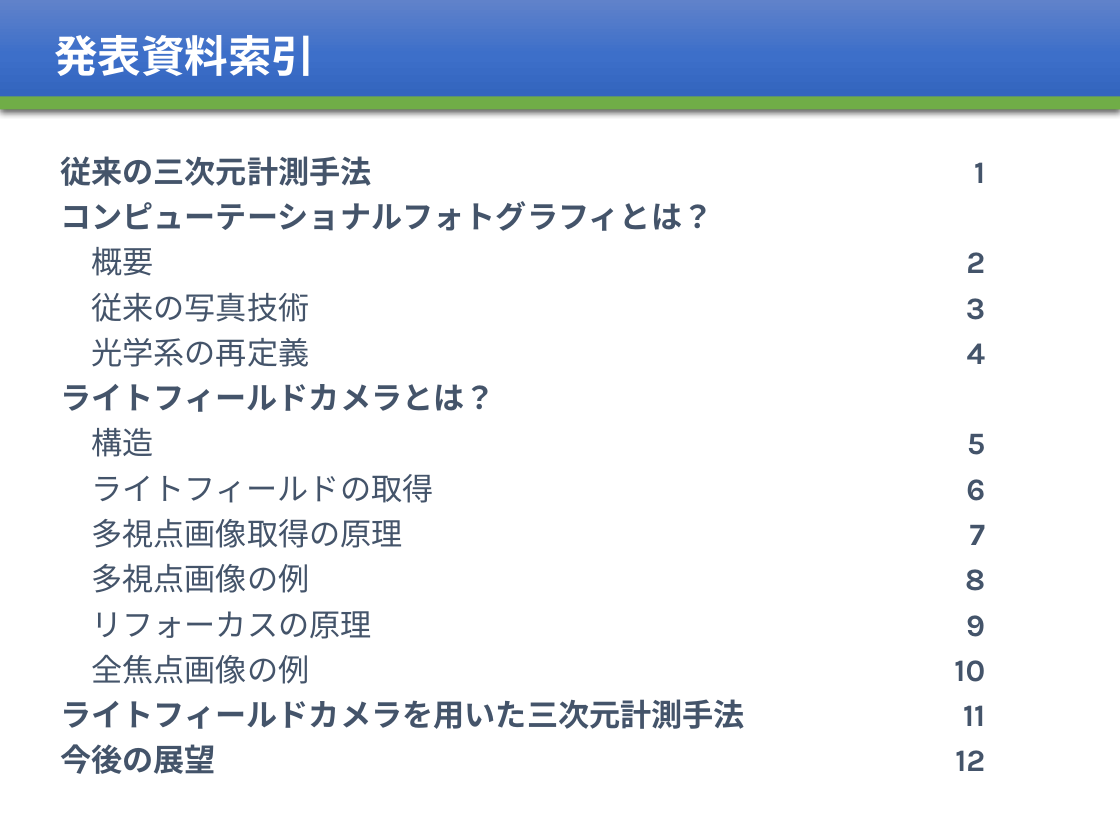
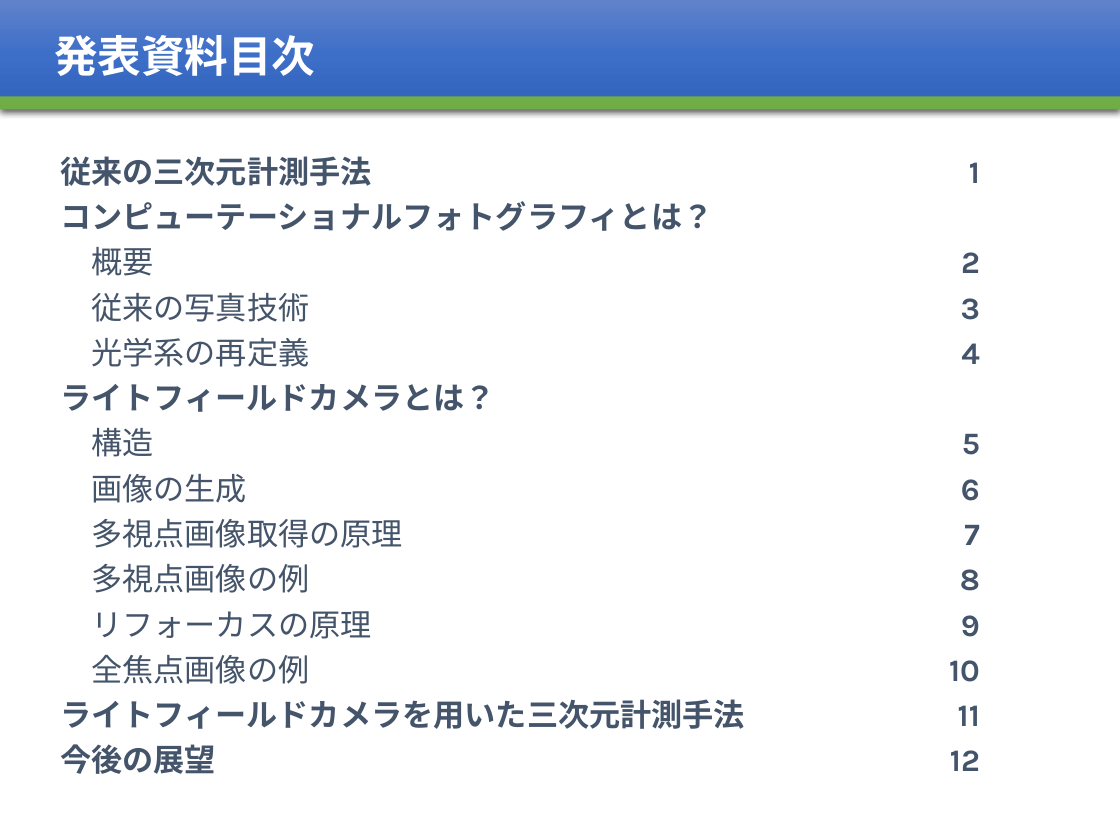
Before and after one commit to whcitizen/citizen_thesis, a slide deck: slide 17 of 03_mid_presentation/mid-presentation_20180219.pptx. Drawn at 1120x840 pixels with LibreOffice and Linux fonts; fonts in the diff are those of the drawing. Boxes give left, top, right and bottom in pixels: in the first picture for what was removed or moved away, otherwise in the second. Text is boxed around its words. In the diff, an @@ line names an element or a change of style, - is before the commit and + after.

Commit message:
180217 14:15
中間発表資料を更新

```diff
--- a/03_mid_presentation/mid-presentation_20180219.pptx
+++ b/03_mid_presentation/mid-presentation_20180219.pptx
@@ text in rectangle at [54,35,315,76]: text changed @@
-発表資料索引
+発表資料目次
@@ text "1": place and size @@
-text "1" at [954,162,986,771]
+text "1" at [949,162,980,771]
@@ text at [91,474,247,503]: text changed @@
-ライトフィールドの取得
+画像の生成
```
Also in this commit, not shown: 8 other slides changed.
